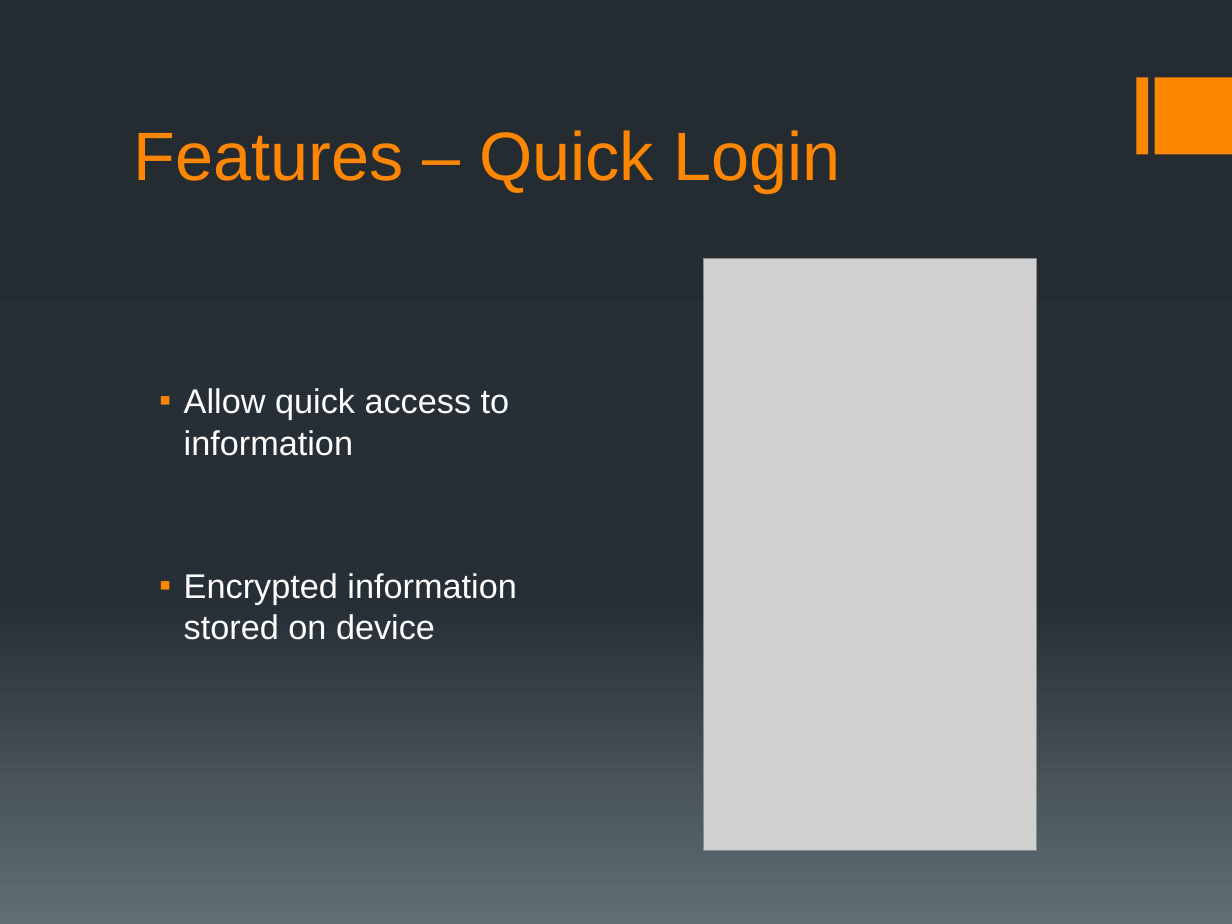
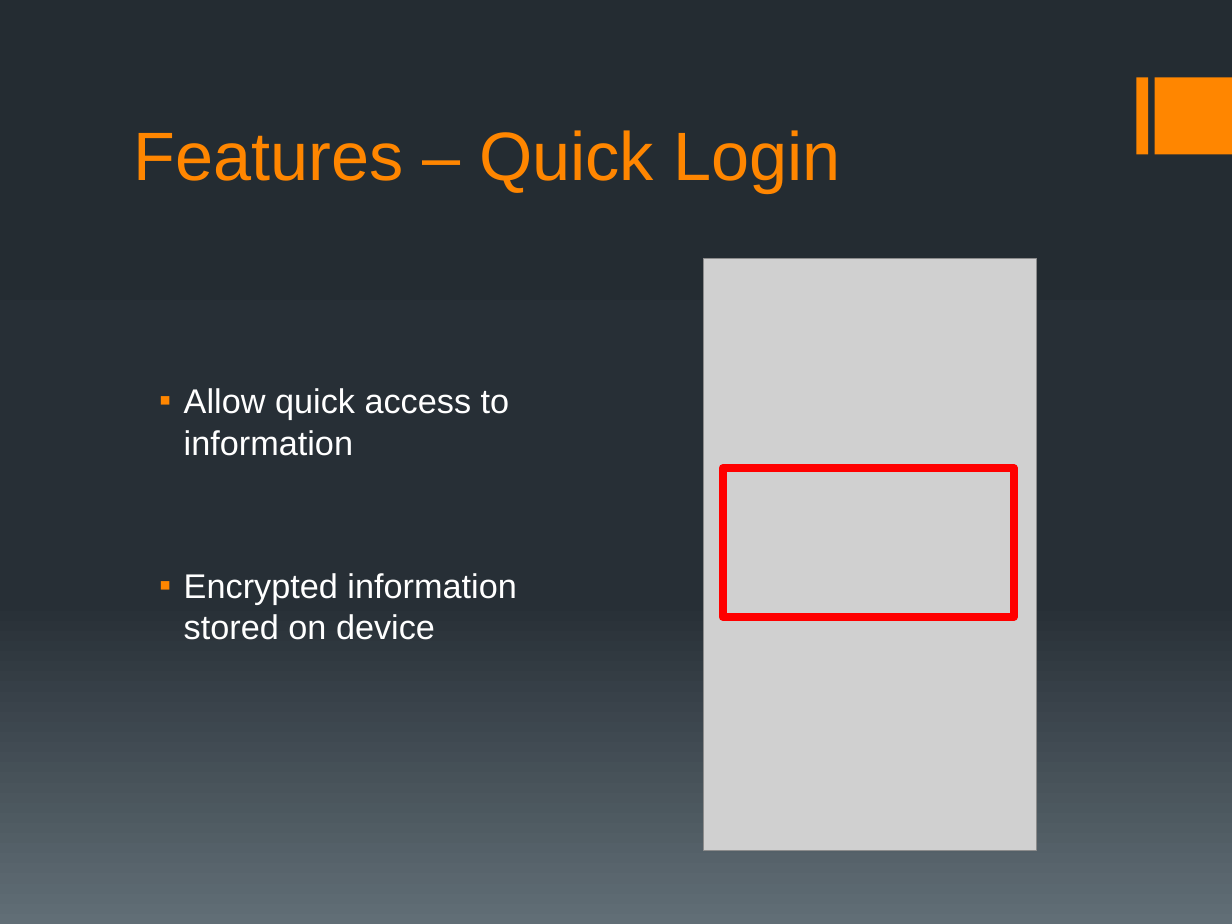
Before and after one commit to ShawnHesch/SAAPI, a slide deck: slide 12 of SAAPI_Walkthrough.pptx. Drawn at 1232x924 pixels with LibreOffice and Linux fonts; fonts in the diff are those of the drawing; grey boxes stand for pictures. Boxes give left, top, right and bottom in pixels: in the first picture for what was removed or moved away, otherwise in the second. Text is boxed around its words. In the diff, an @@ line names an element or a change of style, - is before the commit and + after.

Commit message:
Updated slides annnnnnnd workspace

```diff
--- a/SAAPI_Walkthrough.pptx
+++ b/SAAPI_Walkthrough.pptx
@@ rectangle added at (723,468,1014,617), outline #FF0000 4.5 pt @@
```
